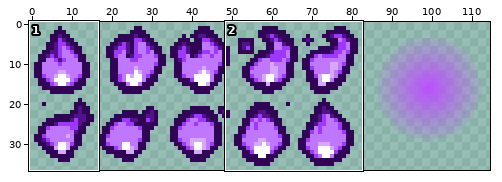
Edited in one commit: sprite sheet (resources/gfx/familiar/familiar_vesta_mastemab.png). Above, an overview of the earlier version with the close-up marked.
Close-up. The starting point:
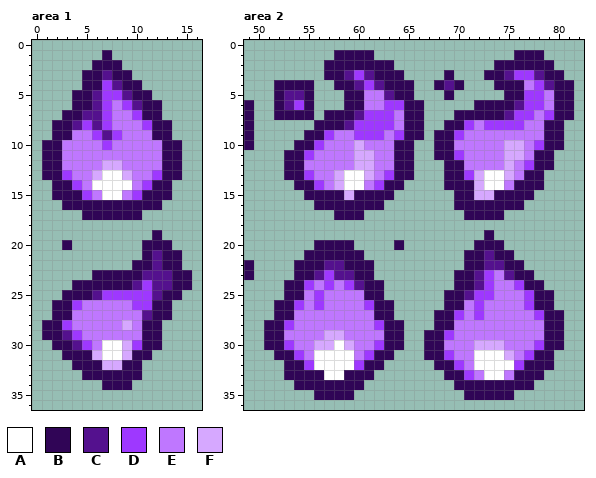
The file is 115x37 pixels. Pixels under 10% opacity are left out. Colours within 5 levels of each other are drawn and written as one. Shown: area 1: x 0..16, y 0..36; area 2: x 49..82, y 0..36. The commit also changed other parts of the picture, which this record leaves out.
Palette (. is transparent): A #ffffff  B #300556  C #54118e  D #9e38ff  E #bf77ff  F #d6a8ff
The result:
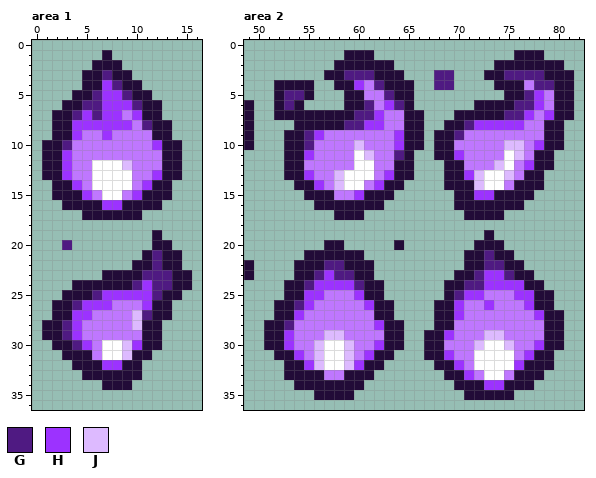
Colours new in this view: G #4f1a82  H #9c32ff  J #ddbaff
Changes in this commit:
colour B: #300556 -> #220b38
Area 1:
y 3: x 7 C -> G
y 4: x 7..8 DC -> HG
y 5: x 6..9 CDDC -> GHHG
y 6: x 3 . -> B; x 5..10 BCDEDC -> GGHHHG
y 7: x 2 . -> B; x 4..8 BCCDE -> GHGHH; x 10 D -> H
y 8: x 4..9 CDCDEE -> HHHHHH; x 11 D -> G
y 9: x 4 E -> H; x 6..8 DCD -> EHE
y 10: x 3 E -> G; x 7 D -> E; x 12 E -> H
y 11: x 3 E -> H
y 12: x 3 E -> H; x 6..9 EFFE -> AAAJ
y 13: x 3 D -> H; x 6 F -> A; x 9 F -> A; x 12 D -> H
y 14: x 4 D -> H; x 11 D -> H
y 15: x 5 D -> H; x 10 D -> H
y 16: x 7..8 BB -> HH
y 20: x 3 B -> G; x 11 B -> .
y 21..22: x 12 C -> G
y 23: x 6 B -> .; x 11..13 CCC -> GGG
y 24: x 10..13 CDCC -> GHGG
y 25: x 6..12 CDDDDDC -> GHHHHHG
y 26: x 4..7 DEEE -> GHHH; x 10..11 DD -> EH
y 27: x 4..5 EE -> HH; x 10..11 EC -> JG
y 28: x 3..4 DE -> GH; x 9..10 FE -> EJ
y 29: x 3..4 CD -> GH
y 30: x 4..5 CD -> GH; x 9..10 FD -> JH
y 31: x 6 F -> E; x 9 F -> J
y 32: x 7..8 FF -> HH
Area 2:
y 1: x 58 B -> .
y 2: x 57 B -> .; x 80 . -> B
y 3: x 59..61 CDC -> GGG; x 68..69 .B -> GG; x 75..78 CDDC -> GGGG; x 81 . -> B
y 4: x 60..62 CDC -> HEG; x 68..70 BCB -> GG.; x 78..79 DC -> GG
y 5: x 53..54 CC -> GG; x 63 C -> G; x 69 B -> .; x 77..78 DD -> GH
y 6: x 53..55 CDB -> GB.; x 61 E -> G; x 63..64 DD -> HG; x 66 B -> .; x 76..78 CDD -> GGH
y 7: x 56 . -> B; x 60..63 CDDD -> GGHE; x 75..77 CDD -> GGH; x 79 D -> H
y 8: x 54..55 .. -> BB; x 59..63 CDDDD -> GGHHE; x 71..76 DEDDDD -> GHHHHH
y 9: x 53..57 ..BBD -> BBGHE; x 60..62 DDD -> EEE; x 64 D -> H; x 70 D -> G
y 10: x 53 . -> B; x 55..56 BD -> GE; x 60 F -> J; x 64 B -> H; x 66 . -> B; x 75..76 FF -> JJ; x 78 D -> H
y 11: x 55 D -> H; x 60..61 FF -> AJ; x 64 B -> G; x 70 D -> H; x 75..76 FF -> AJ
y 12: x 60..61 FF -> AA; x 74..75 EF -> JA; x 77 D -> H
y 13: x 55 D -> H; x 58 F -> J; x 61 F -> A; x 63 D -> H; x 71..72 DF -> HJ; x 75 F -> J
y 14: x 56 D -> H; x 58 F -> J; x 62 D -> H; x 72 F -> J
y 15: x 58..60 BFB -> EEH; x 72..73 FF -> HH
y 20: x 56 B -> .; x 59 B -> .
y 21: x 73 C -> G
y 22: x 57..58 CC -> GG; x 73..74 CC -> GG
y 23: x 56..59 CDCC -> GHGG; x 72..75 CDEC -> GHHG
y 24: x 55..60 DEDEDC -> GHHHHG; x 69 . -> B; x 71..76 BCDEED -> GGHHHH
y 25: x 55..56 ED -> HH; x 60 E -> H; x 70..73 BCDD -> GHHE; x 76..77 ED -> HH
y 26: x 54..56 DED -> GHE; x 61 D -> H; x 68 . -> B; x 70 B -> H; x 72..73 DE -> EH; x 77 D -> H
y 27: x 54 E -> H; x 70 D -> H; x 72 D -> E; x 78 D -> H
y 28: x 53 D -> G; x 62 D -> H
y 29: x 53 E -> H; x 57..58 FF -> JJ; x 69 D -> H; x 73..74 EE -> JJ
y 30: x 53 D -> H; x 56..57 FF -> JA; x 59 F -> J; x 62 D -> H; x 72..75 FFFE -> JAAJ; x 78 D -> H
y 31: x 54 D -> H; x 56 A -> J; x 59 A -> J; x 61 D -> H; x 69 D -> H; x 75 F -> A; x 77 D -> H
y 32: x 55..56 DA -> HJ; x 59..60 AD -> JH; x 70 D -> H; x 76 D -> H
y 33: x 57..58 AA -> EE; x 71 D -> H
y 34: x 73..74 BB -> HH
Changed places in both close-ups, as pixel boxes (x1, y1, x2, y2):
changed: (42, 50, 192, 390)
changed: (244, 50, 574, 400)
